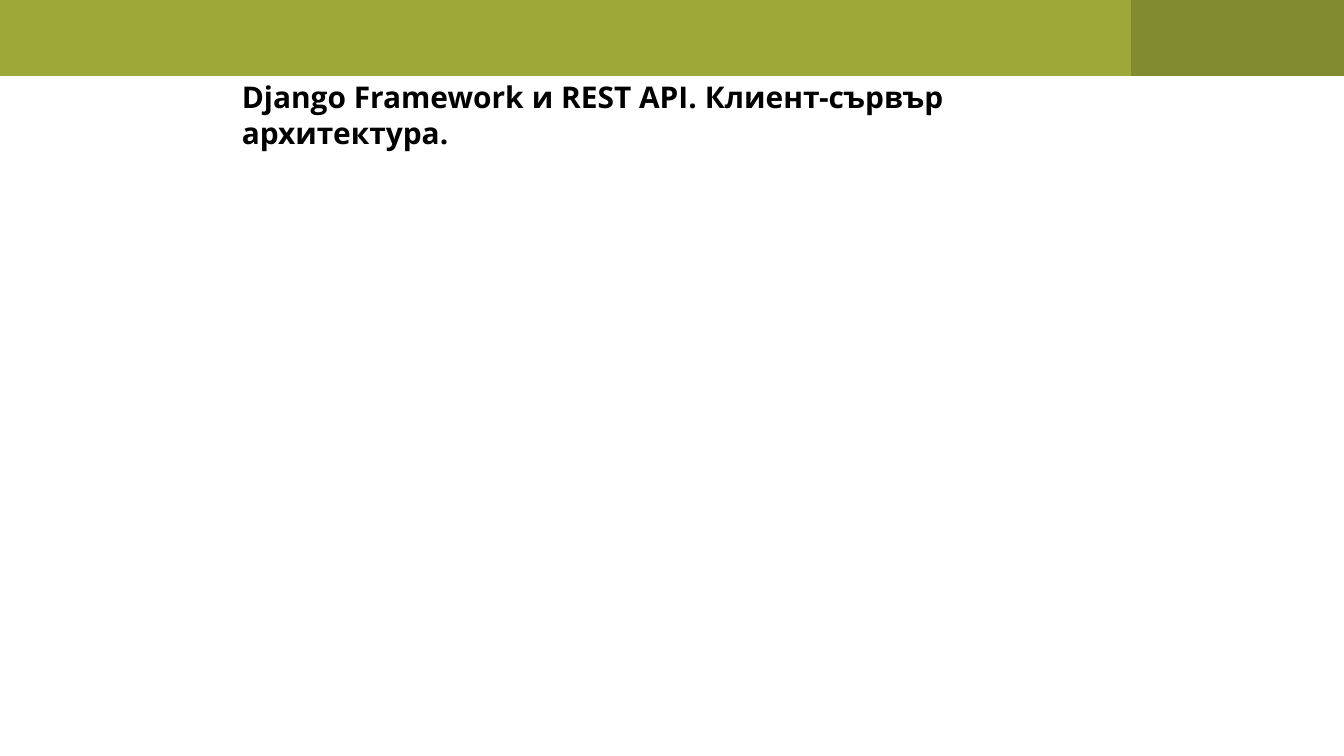
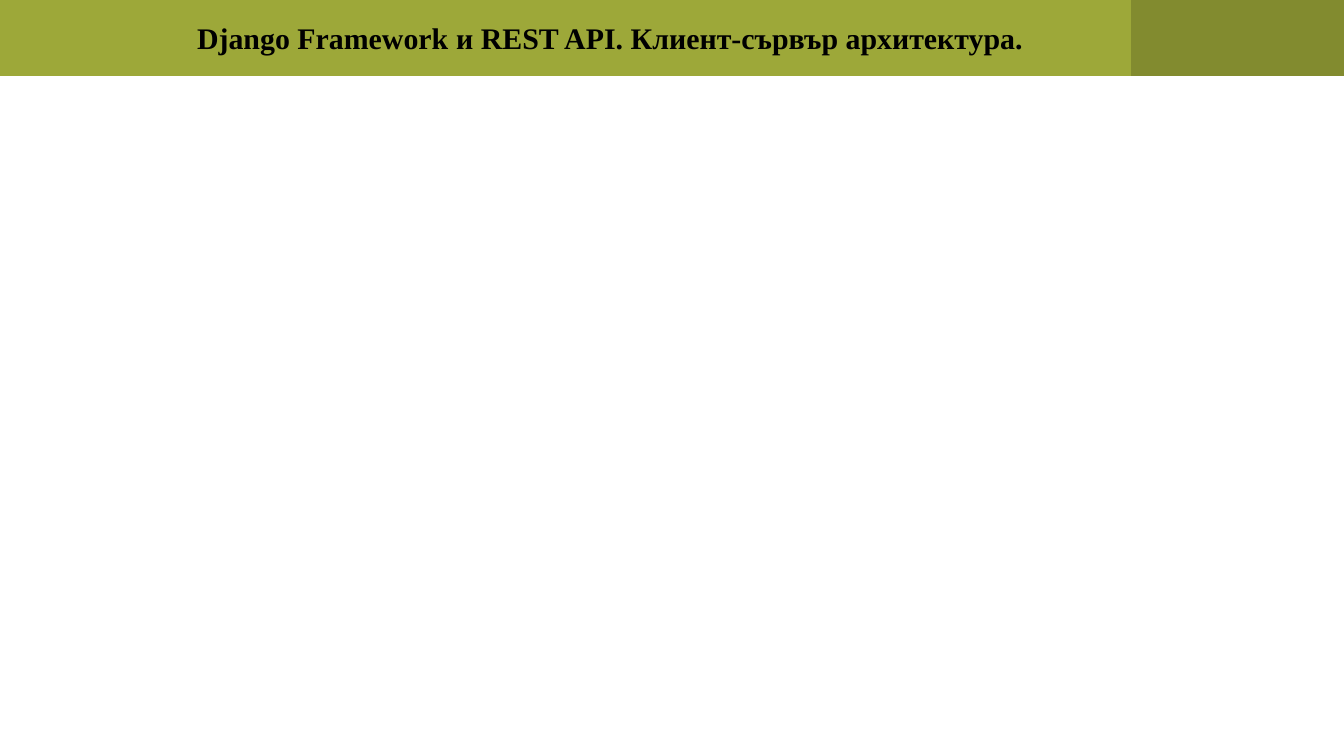
Before and after one commit to pgee-dzi2024/ThemePP_2602, a slide deck: slide 7 of DR/презентация.pptx. Drawn at 1344x756 pixels with LibreOffice and Linux fonts; fonts in the diff are those of the drawing. Boxes give left, top, right and bottom in pixels: in the first picture for what was removed or moved away, otherwise in the second. Text is boxed around its words. In the diff, an @@ line names an element or a change of style, - is before the commit and + after.

```diff
--- a/DR/презентация.pptx
+++ b/DR/презентация.pptx
@@ text "Django Framework и REST API. ...": place and size @@
-text "Django Framework и REST API. ..." at box(242, 85, 943, 152)
+text "Django Framework и REST API. ..." at box(197, 28, 1023, 55)
@@ text "Django Framework и REST API. ..." at box(197, 28, 1023, 55): font Open Sans to Times New Roman @@
```
Also in this commit, not shown: 6 other slides changed, 2 slides added, 2 slides removed.
